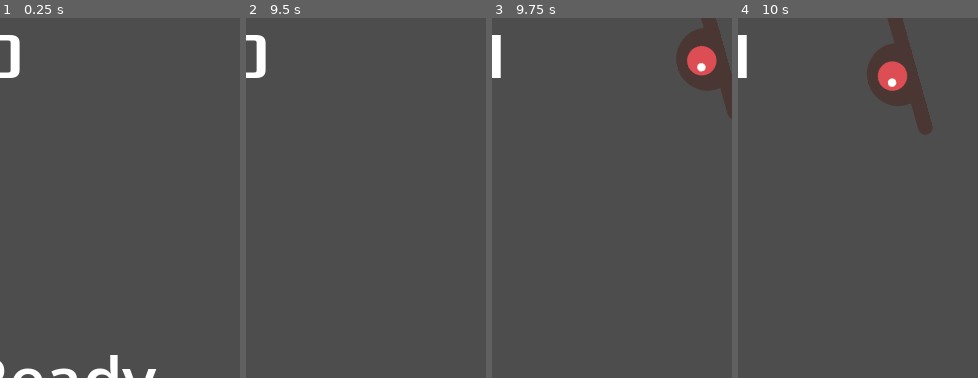
Above: before the commit, frames 1-4 (left to right).
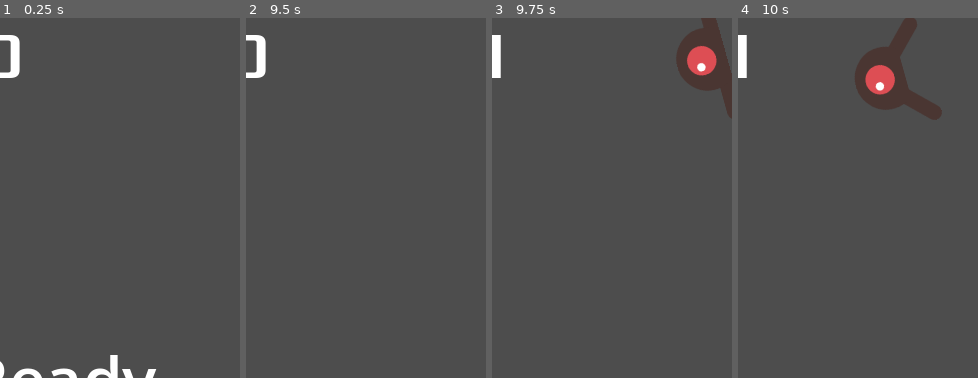
Above: after the commit, the same moments.

Repository: himanushi/godot-test
Game: Godot game, scene res://main.tscn
Two runs of this game, one before a commit and one after it. Both use one fixed random seed, a clock stepped at 60 frames per second and the inputs below.
Inputs:
- Up to frame 1 (0.25 s): no input
- Up to frame 2 (9.5 s): click "Start" at 0.5 s; tap Enter at 1.25, 5, 7.25 s; hold Up (move_up) 1.28-2.78 s; hold Left (move_left) 2.78-4.28 s; tap Space at 4.25, 5.75 s; hold Down (move_down) 4.28-5.03 s; hold Right (move_right) 5.03-5.78 s; hold Up (move_up) 5.78-6.5 s; click "Start" at 6.5 s; hold Right (move_right) from 7.28 s (still down)
- Up to frame 3 (9.75 s): release Right (move_right) at 9.53 s; hold Down (move_down) from 9.53 s (still down)
- Up to frame 4 (10 s): keep holding Down (move_down)
The pictures show only the part of the screen within x 50-100%, y 0-50%; the shares and areas given below are measured in that part.

Frames 1-3 are identical in both runs. In frame 4, 3.3% of the frame differs, in the area x 48-85%, y 0-33%.

Commit message:
fix: mob.tscn

Diff:
--- a/2d-game/mob.tscn
+++ b/2d-game/mob.tscn
@@ -48,7 +48,7 @@
 radius = 33.0
 height = 76.0
 
-[node name="Mob" type="RigidBody2D"]
+[node name="Mob" type="RigidBody2D" groups=["mobs"]]
 collision_mask = 0
 gravity_scale = 0.0
 script = ExtResource("1_1qmh0")
@@ -57,7 +57,7 @@
 scale = Vector2(0.7, 0.7)
 sprite_frames = SubResource("SpriteFrames_pcqmr")
 animation = &"fly"
-frame_progress = 0.77224505
+frame_progress = 0.8537251
 
 [node name="CollisionShape2D" type="CollisionShape2D" parent="."]
 rotation = 1.5707964
